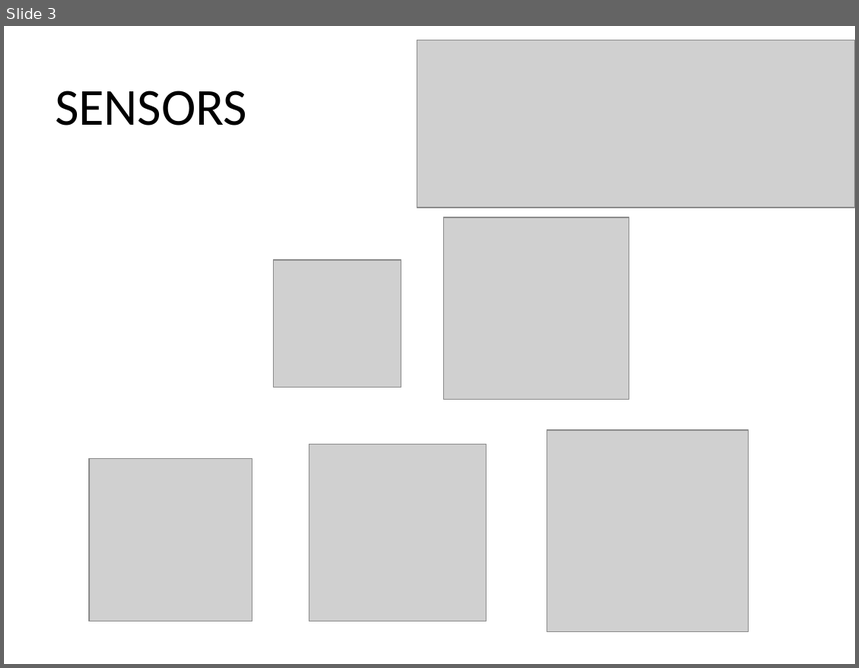
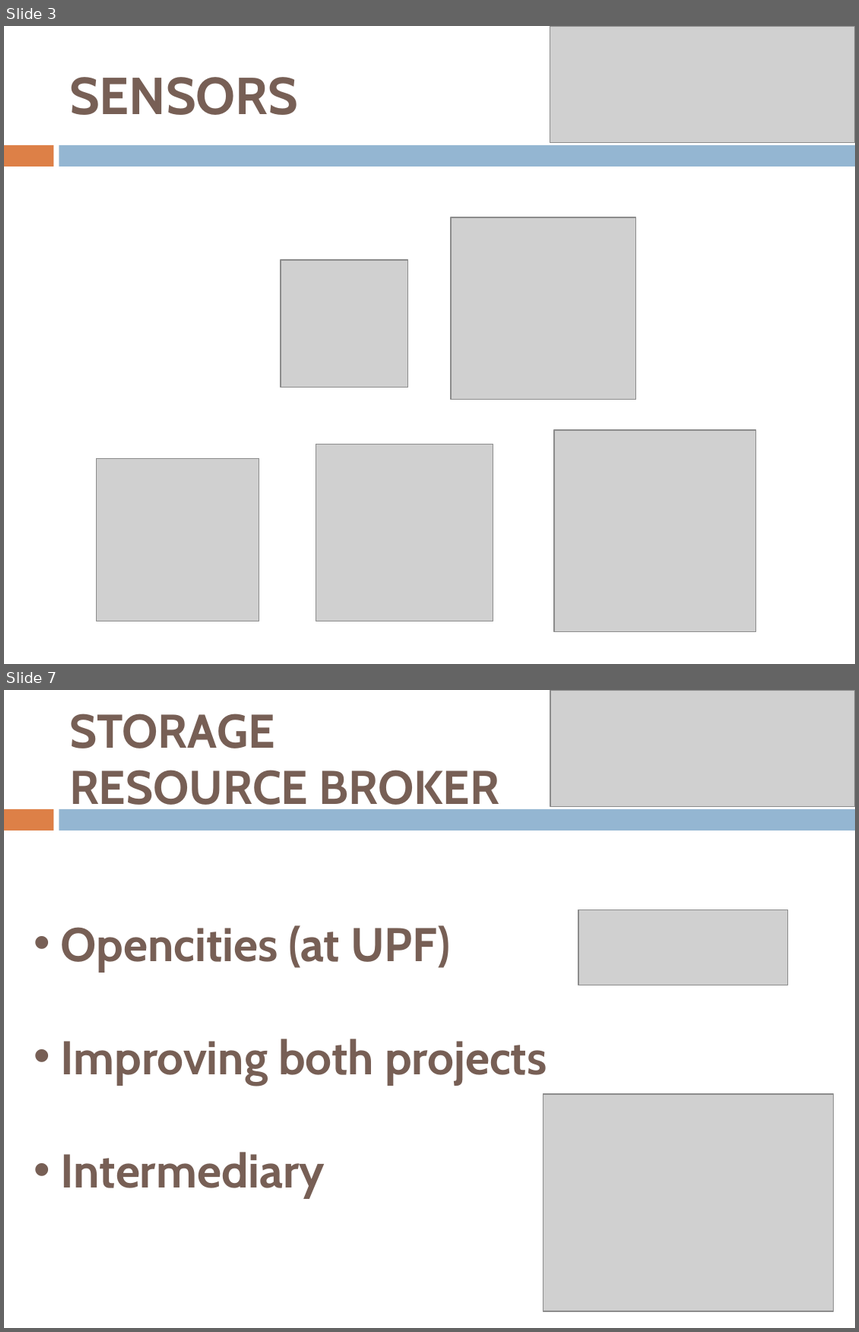
Before and after one commit to SergioAlmendros/A-bottom-up-sensor-testbed, a slide deck: Presentation/presentation.pptx. Shown one above the other, each under a label of ours: slide 3 before the commit, slides 3 and 7 after it; the slides between them are not shown. The pictures are 859x668 and 859x1332 pixels, drawn with LibreOffice and Linux fonts; fonts in the diff are those of the drawing; grey boxes stand for pictures. Boxes give left, top, right and bottom in pixels: in the first picture for what was removed or moved away, otherwise in the second. Text is boxed around its words. In the diff, an @@ line names an element or a change of style, - is before the commit and + after.

```diff
--- a/Presentation/presentation.pptx
+++ b/Presentation/presentation.pptx
@@ slide 7 added at [4, 690, 855, 1328], background #FFFFFF; not listed: 2 template elements that a slide beside it also shows @@
@@ picture added at [550, 690, 855, 806] @@
@@ title added at [69, 714, 500, 815], 40 pt, text #775F55, bold @@
+STORAGE
+RESOURCE BROKER
@@ picture added at [579, 910, 788, 986] @@
@@ text added at [61, 926, 547, 1199], 40 pt, text #775F55, bold @@
+• Opencities (at UPF)
+• Improving both projects
+• Intermediary
@@ picture added at [543, 1094, 834, 1312] @@
@@ slide 3 changed as well @@
@@ title "SENSORS": place and size @@
-title "SENSORS" at [55, 91, 247, 126]
+title "SENSORS" at [69, 77, 298, 115]
@@ title "SENSORS" at [69, 77, 298, 115]: font Calibri to Cabin, text colour #000000 to #775F55, bold on @@
@@ picture: place and size @@
-picture at [417, 40, 855, 208]
+picture at [550, 26, 855, 142]
@@ rectangle added at [4, 145, 53, 167], fill #DD8047 @@
@@ rectangle added at [59, 145, 855, 167], fill #94B6D2 @@
@@ 5 pictures: place and size @@
-5 pictures at [89, 218, 749, 632]
+5 pictures at [96, 218, 756, 632]
```
Also in this commit, not shown: 6 other slides changed, 5 other slides added, 5 slides removed, 1 other file.
